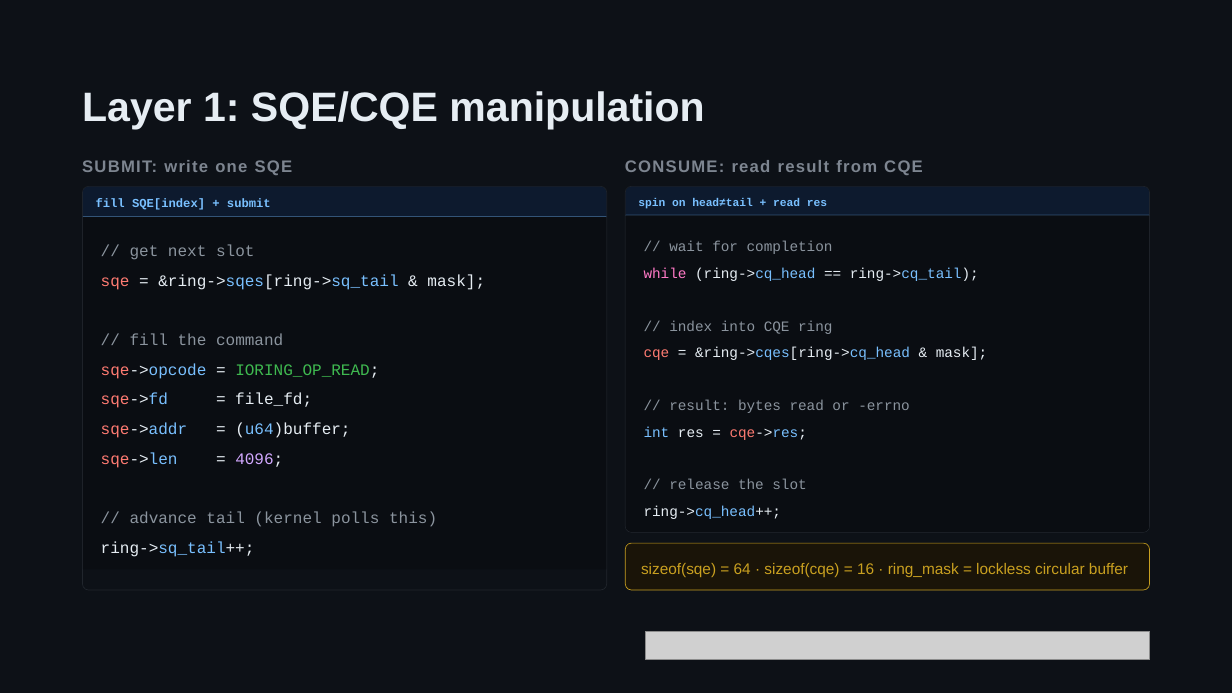
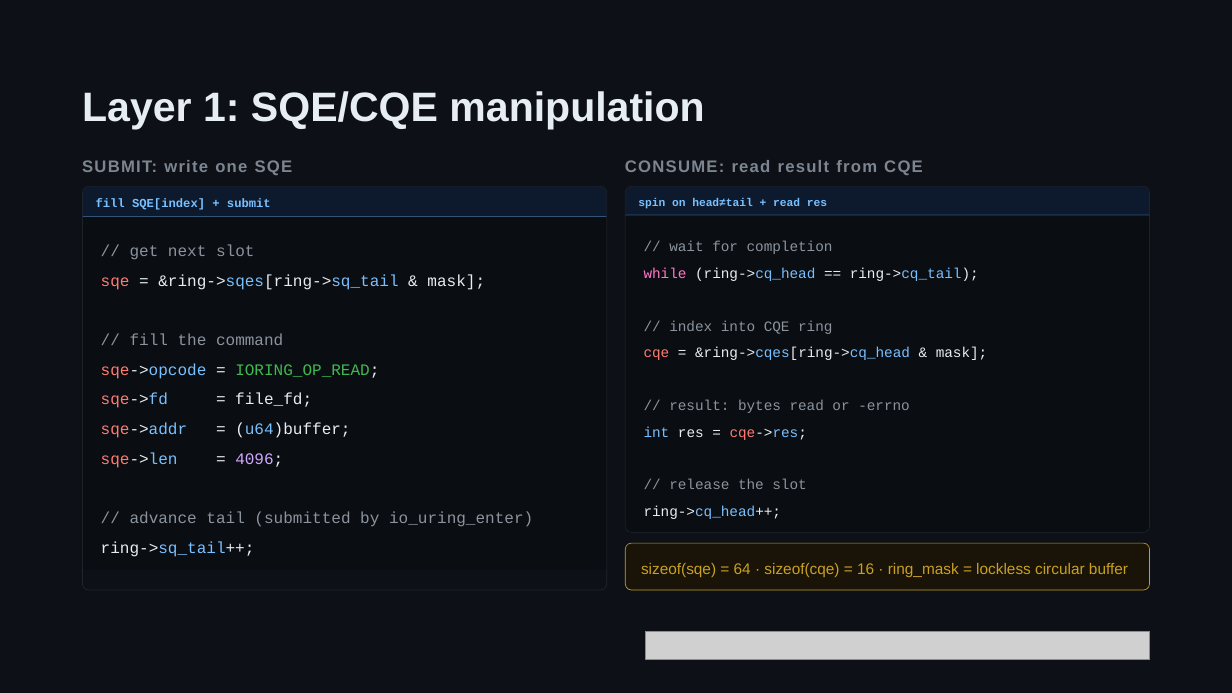
Before and after one commit to maycon/I-OWN-URING, a slide deck: slide 15 of talk/What EDRs Don't See - Syscall-less Shellcode via io_uring.pptx. Drawn at 1232x693 pixels with LibreOffice and Linux fonts; fonts in the diff are those of the drawing; grey boxes stand for pictures. Boxes give left, top, right and bottom in pixels: in the first picture for what was removed or moved away, otherwise in the second. Text is boxed around its words. In the diff, an @@ line names an element or a change of style, - is before the commit and + after.

```diff
--- a/talk/What EDRs Don't See - Syscall-less Shellcode via io_uring.pptx
+++ b/talk/What EDRs Don't See - Syscall-less Shellcode via io_uring.pptx
@@ text at (130, 511, 533, 527): text changed @@
-// advance tail (kernel polls this)
+// advance tail (submitted by io_uring_enter)
```
Also in this commit, not shown: 6 other slides changed, 1 other file.
